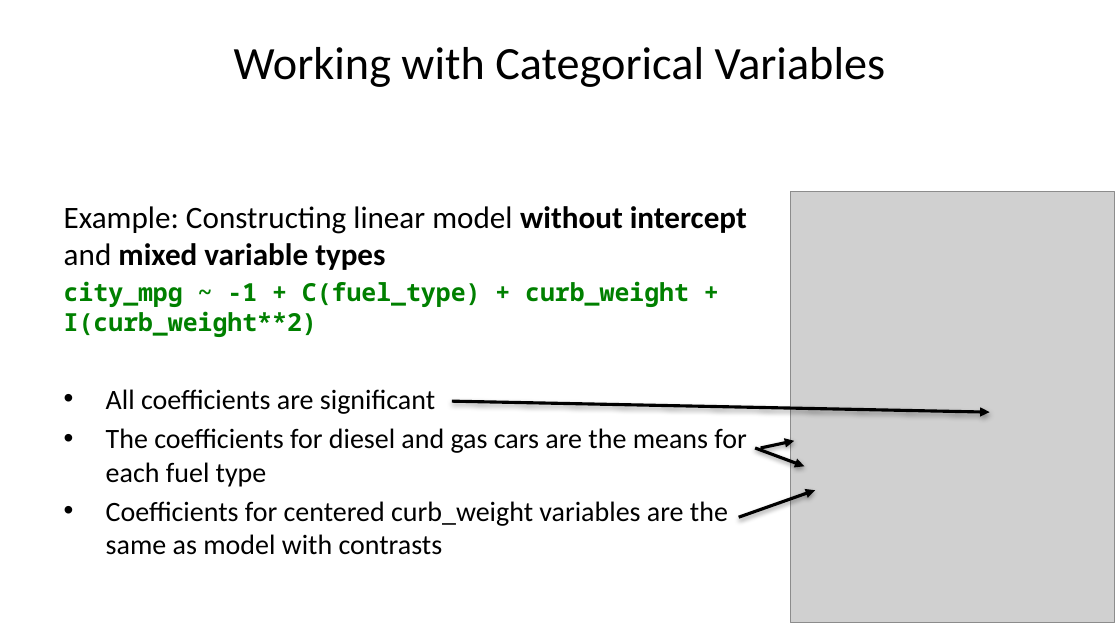
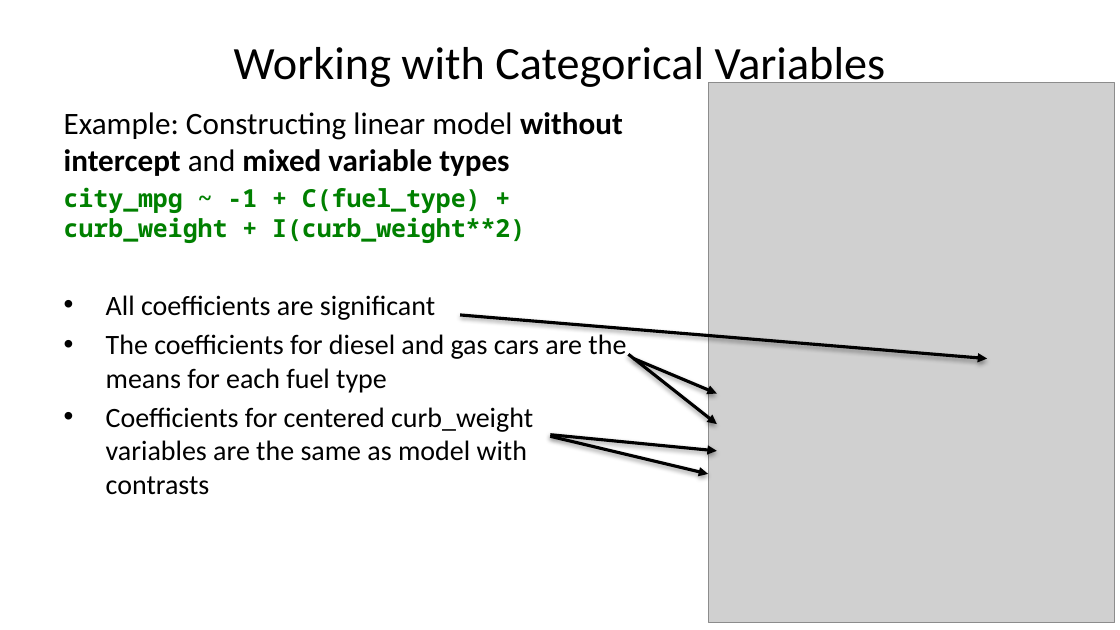
Before and after one commit to StephenElston/CSCI-E-83, a slide deck: slide 15 of LectureSlides/09_GeneralizingTheLinearModel.pptx (slide 13 before the commit). Drawn at 1120x630 pixels with LibreOffice and Linux fonts; fonts in the diff are those of the drawing; grey boxes stand for pictures. Boxes give left, top, right and bottom in pixels: in the first picture for what was removed or moved away, otherwise in the second. Text is boxed around its words. In the diff, an @@ line names an element or a change of style, - is before the commit and + after.

```diff
--- a/LectureSlides/09_GeneralizingTheLinearModel.pptx
+++ b/LectureSlides/09_GeneralizingTheLinearModel.pptx
@@ picture: place and size @@
-picture at <box>791,192,1116,622</box>
+picture at <box>708,83,1114,623</box>
@@ text "Example: Constructing linear model without ..." rewrapped from <box>64,206,747,555</box> to <box>64,112,626,495</box> @@
@@ arrow moved from (452, 401) - (990, 412) to (460, 315) - (987, 358) @@
@@ arrow moved from (755, 448) - (804, 466) to (628, 354) - (717, 424) @@
@@ arrow moved from (760, 448) - (794, 441) to (634, 358) - (717, 393) @@
@@ arrow moved from (739, 517) - (815, 491) to (550, 435) - (717, 451) @@
@@ arrow added from (550, 437) to (708, 474), #000000 2 pt @@
```
Also in this commit, not shown: 13 other slides changed, 5 slides added, 2 slides removed.
